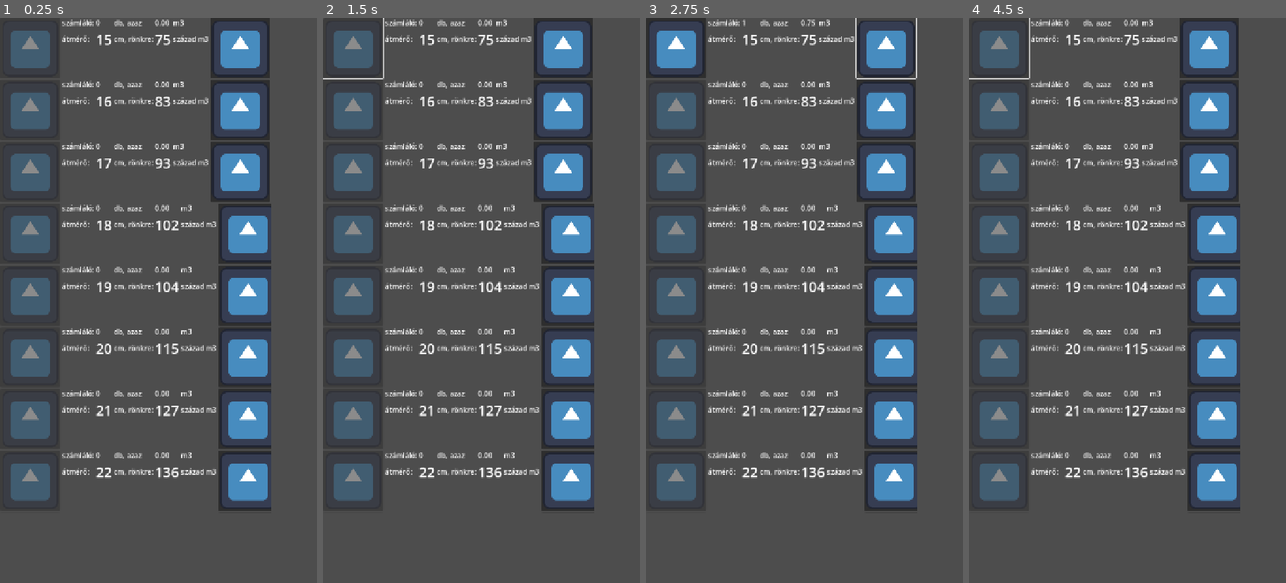
Above: before the commit, frames 1-4 (left to right).
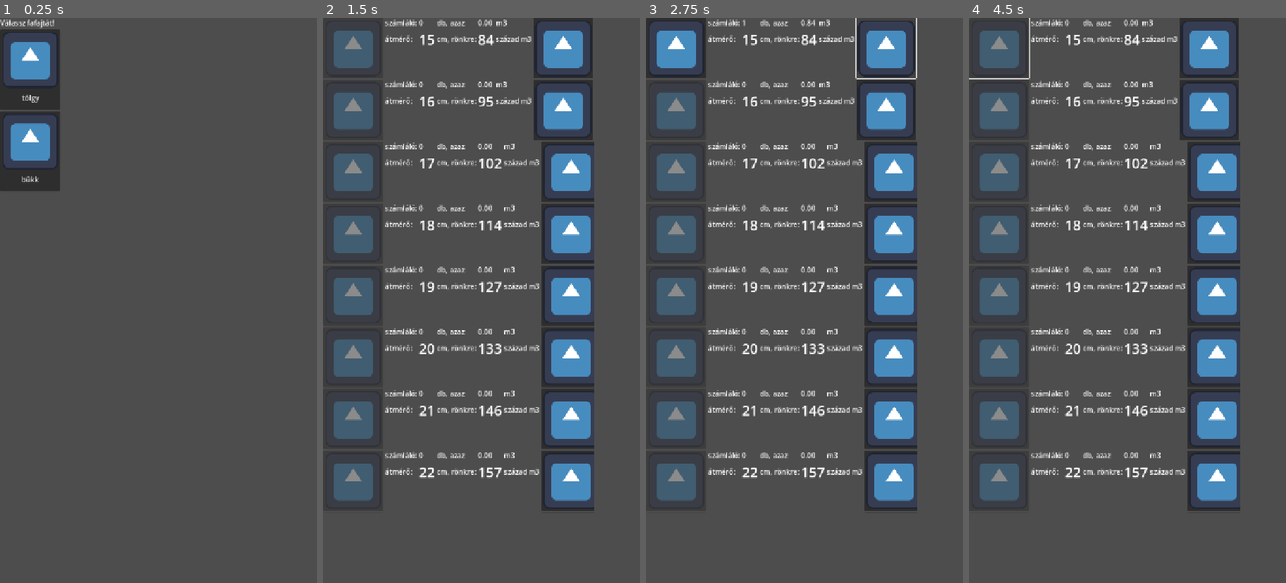
Above: after the commit, the same moments.

Repository: rolika/kob_g
Game: Godot game, scene res://main.tscn
Two runs of this game, one before a commit and one after it. Both use one fixed random seed, a clock stepped at 60 frames per second and the inputs below. The engine's default icon, where the game draws it, is replaced by a stand-in: a white triangle on a blue panel in a dark square.
Inputs (mouse positions are in pixels of both pictures, inside the frame that each line leads up to):
- Up to frame 1 (0.25 s): no input
- Up to frame 2 (1.5 s): click (351, 68) at 0.5 s, where only the run after the commit has a clickable "tölgy"; click (364, 57) at 1.25 s, where only the run after the commit has a clickable "2.00 m"
- Up to frame 3 (2.75 s): click (886, 46) at 2.02 s
- Up to frame 4 (4.5 s): click (997, 46) at 2.75 s; click (1209, 46) at 3.52 s; click (997, 46) at 4.25 s

The runs differ from the first frame. In frame 1, 22% of the frame differs, in the area x 0-86%, y 0-88%; in frame 2, 1.4%; in frame 3, 1.3%; in frame 4, 1.3%.

Commit message:
setup the workflow

Diff:
--- a/scripts/main.gd
+++ b/scripts/main.gd
@@ -1,12 +1,36 @@
 extends Node2D
 
 
+const SELECT_TYPE = preload("res://scenes/select_type.tscn")
+const SELECT_LENGTH = preload("res://scenes/select_length.tscn")
 const CUBE_WORKSPACE = preload("res://scenes/cube_workspace.tscn")
+
+var scene: Node
 
 
 func _ready() -> void:
-    var cube_workspace = CUBE_WORKSPACE.instantiate()
-    cube_workspace.woodtype = "tölgy"
-    cube_workspace.woodlength = 3.1
-    add_child(cube_workspace)
-    cube_workspace.set_position(Vector2(0, 0))
+    scene = SELECT_TYPE.instantiate()
+    add_child(scene)
+    scene.type_selected.connect(_on_type_selected)
+
+
+func _on_type_selected(type: String) -> void:
+    remove_prev_scene()
+    scene = SELECT_LENGTH.instantiate()
+    scene.woodtype = type
+    add_child(scene)
+    scene.length_selected.connect(_on_length_selected)
+
+
+func _on_length_selected(type: String, length: float) -> void:
+    remove_prev_scene()
+    scene = CUBE_WORKSPACE.instantiate()
+    scene.woodtype = type
+    scene.woodlength = length
+    add_child(scene)
+    scene.set_position(Vector2(0, 0))
+
+
+func remove_prev_scene() -> void:
+    remove_child(scene)
+    scene.queue_free()
--- a/scripts/select_length.gd
+++ b/scripts/select_length.gd
@@ -7,6 +7,9 @@
 
 @export var woodtype: String = "bükk"
 @export var selected_length: float = 2.0
+
+
+signal length_selected(type: String, length: float)
 
 
 # Called when the node enters the scene tree for the first time.
@@ -20,7 +23,7 @@
 
 
 func _button_pressed(button: Button) -> void:
-    selected_length = float(button.text)
+    length_selected.emit(woodtype, float(button.text))
 
 
 func get_woodlengths(file_path: String, woodtype_: String) -> Array:
--- a/scripts/select_type.gd
+++ b/scripts/select_type.gd
@@ -5,7 +5,7 @@
 const ICON: CompressedTexture2D = preload("res://icon.svg")
 
 
-@export var selected_type: String = "tölgy"
+signal type_selected(type: String)
 
 
 # Called when the node enters the scene tree for the first time.
@@ -21,7 +21,7 @@
 
 
 func _button_pressed(button: Button) -> void:
-    selected_type = button.text
+    type_selected.emit(button.text)
 
 
 func get_woodtypes(file_path: String) -> Array:
Not shown, changed: export_presets.cfg
